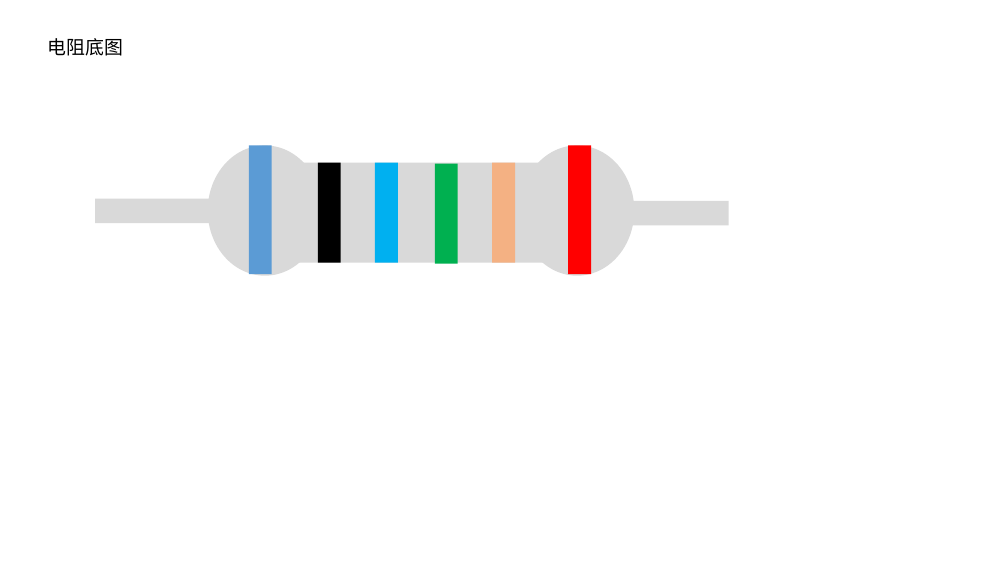
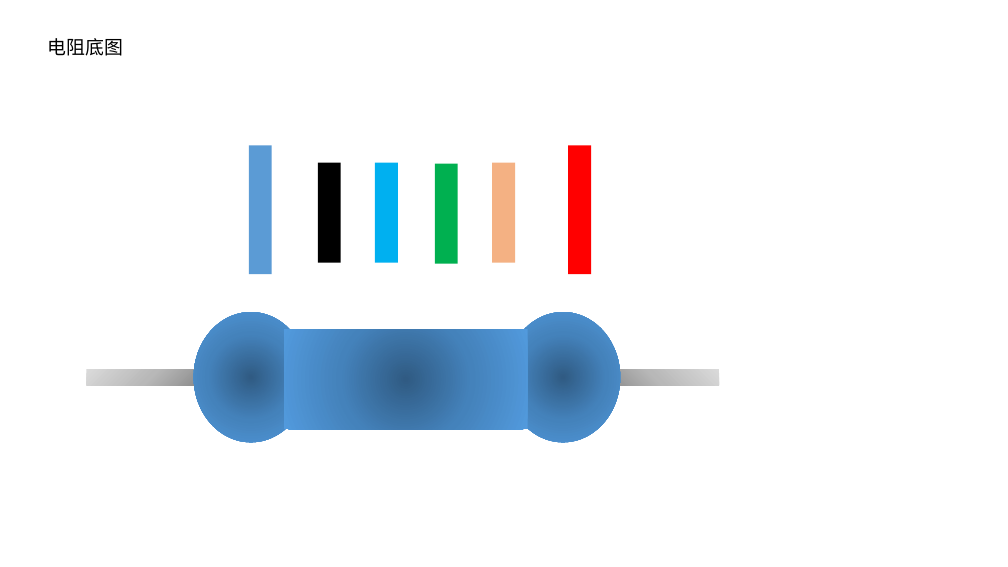
Before and after one commit to goozyshi/Gooit, a slide deck: slide 1 of Gooit自绘图标.pptx. Drawn at 1008x567 pixels with LibreOffice and Linux fonts; fonts in the diff are those of the drawing. Boxes give left, top, right and bottom in pixels: in the first picture for what was removed or moved away, otherwise in the second. Text is boxed around its words. In the diff, an @@ line names an element or a change of style, - is before the commit and + after.

```diff
--- a/Gooit自绘图标.pptx
+++ b/Gooit自绘图标.pptx
@@ ellipse: place and size @@
-ellipse at box(208, 145, 322, 275)
+ellipse at box(194, 312, 308, 442)
@@ ellipse: place and size @@
-ellipse at box(520, 145, 634, 275)
+ellipse at box(506, 312, 620, 442)
@@ fill #D9D9D9 to gradient #305C84 to #4583BB to #529BDE in 3 elements at box(506, 312, 620, 442), box(194, 312, 308, 442), box(284, 330, 528, 430) @@
@@ rectangle: place and size @@
-rectangle at box(265, 163, 559, 262)
+rectangle at box(284, 330, 528, 430)
@@ rectangle: place and size @@
-rectangle at box(95, 199, 224, 223)
+rectangle at box(86, 369, 215, 385)
@@ rectangle at box(86, 369, 215, 385): fill #D9D9D9 to gradient #828282 to #B9B9B9 to #DBDBDB @@
@@ rectangle at box(591, 369, 720, 385): fill #D9D9D9 to gradient #828282 to #B9B9B9 to #DBDBDB @@
@@ rectangle: place and size @@
-rectangle at box(600, 201, 729, 225)
+rectangle at box(591, 369, 720, 385)
```
Also in this commit, not shown: 5 other files.
